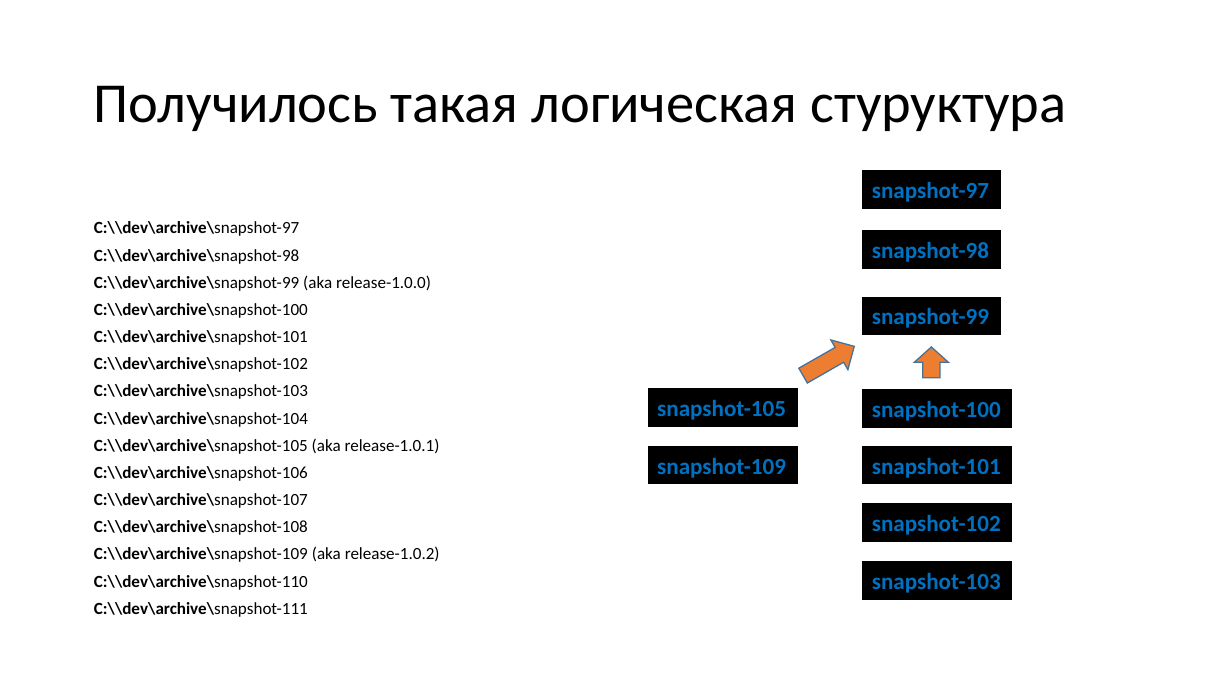
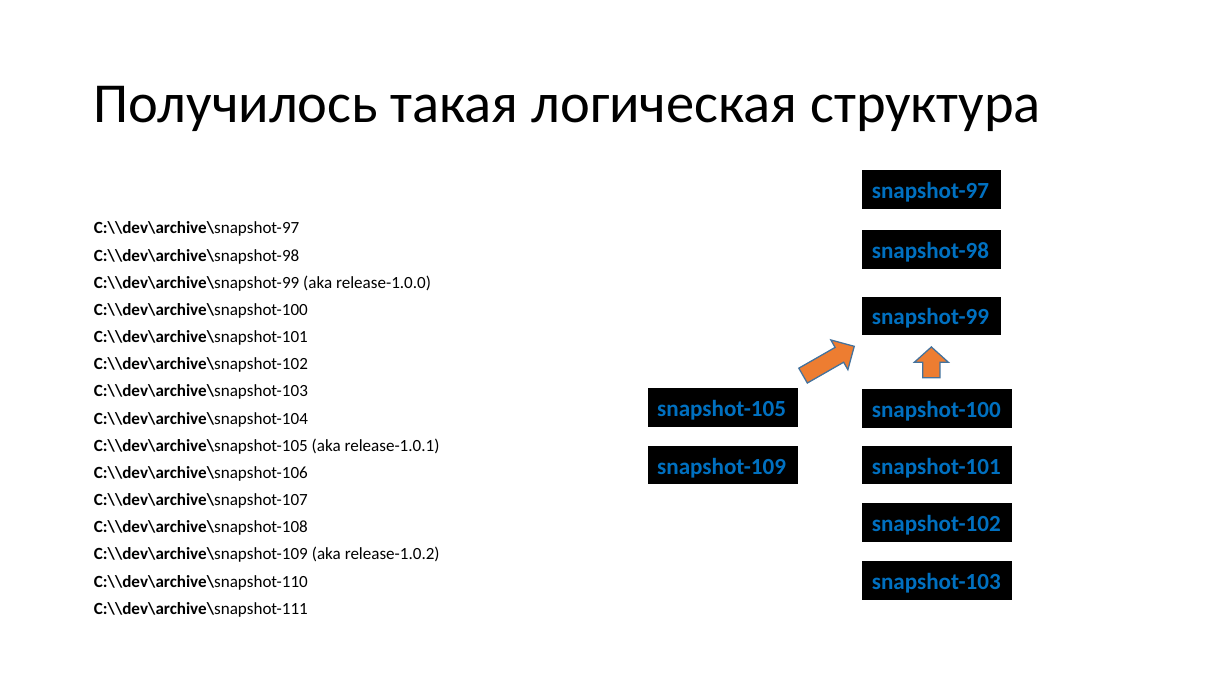
Before and after one commit to dzmitry-varabei/front-end-course, a slide deck: slide 24 of git-commit-code-review/Presentation1.pptx. Drawn at 1232x693 pixels with LibreOffice and Linux fonts; fonts in the diff are those of the drawing. Boxes give left, top, right and bottom in pixels: in the first picture for what was removed or moved away, otherwise in the second. Text is boxed around its words. In the diff, an @@ line names an element or a change of style, - is before the commit and + after.

```diff
--- a/git-commit-code-review/Presentation1.pptx
+++ b/git-commit-code-review/Presentation1.pptx
@@ title at [94, 85, 1041, 131]: text changed @@
-Получилось такая логическая стуруктура
+Получилось такая логическая структура
```
Also in this commit, not shown: 5 other slides changed, 3 slides added.
